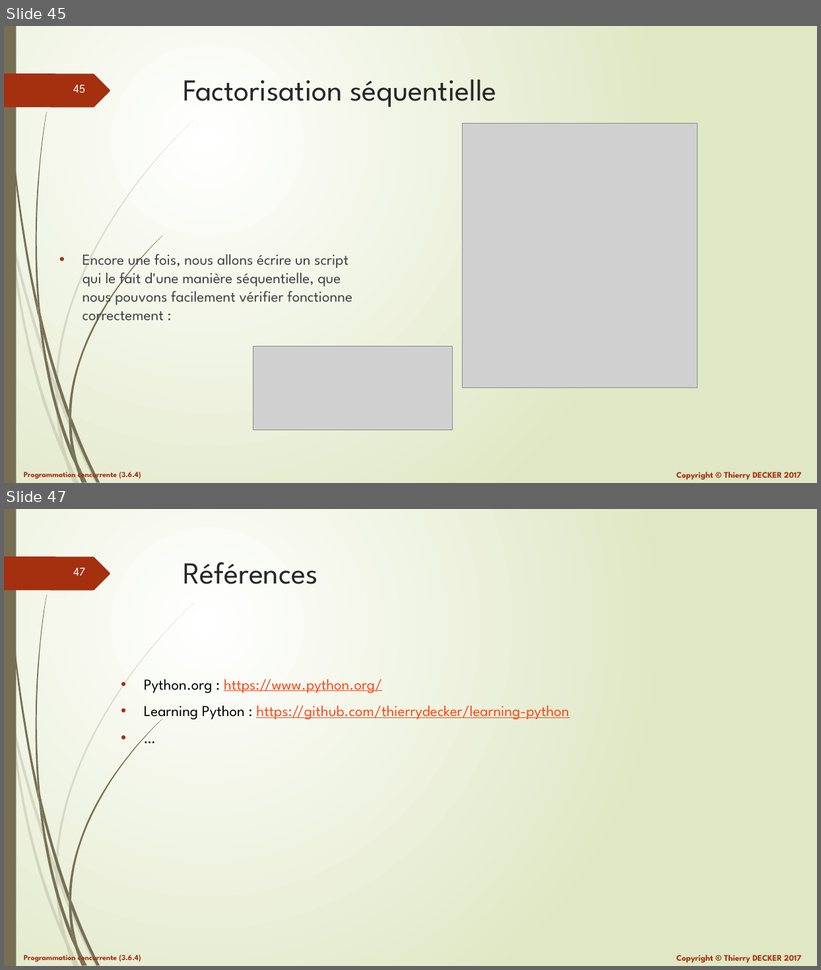
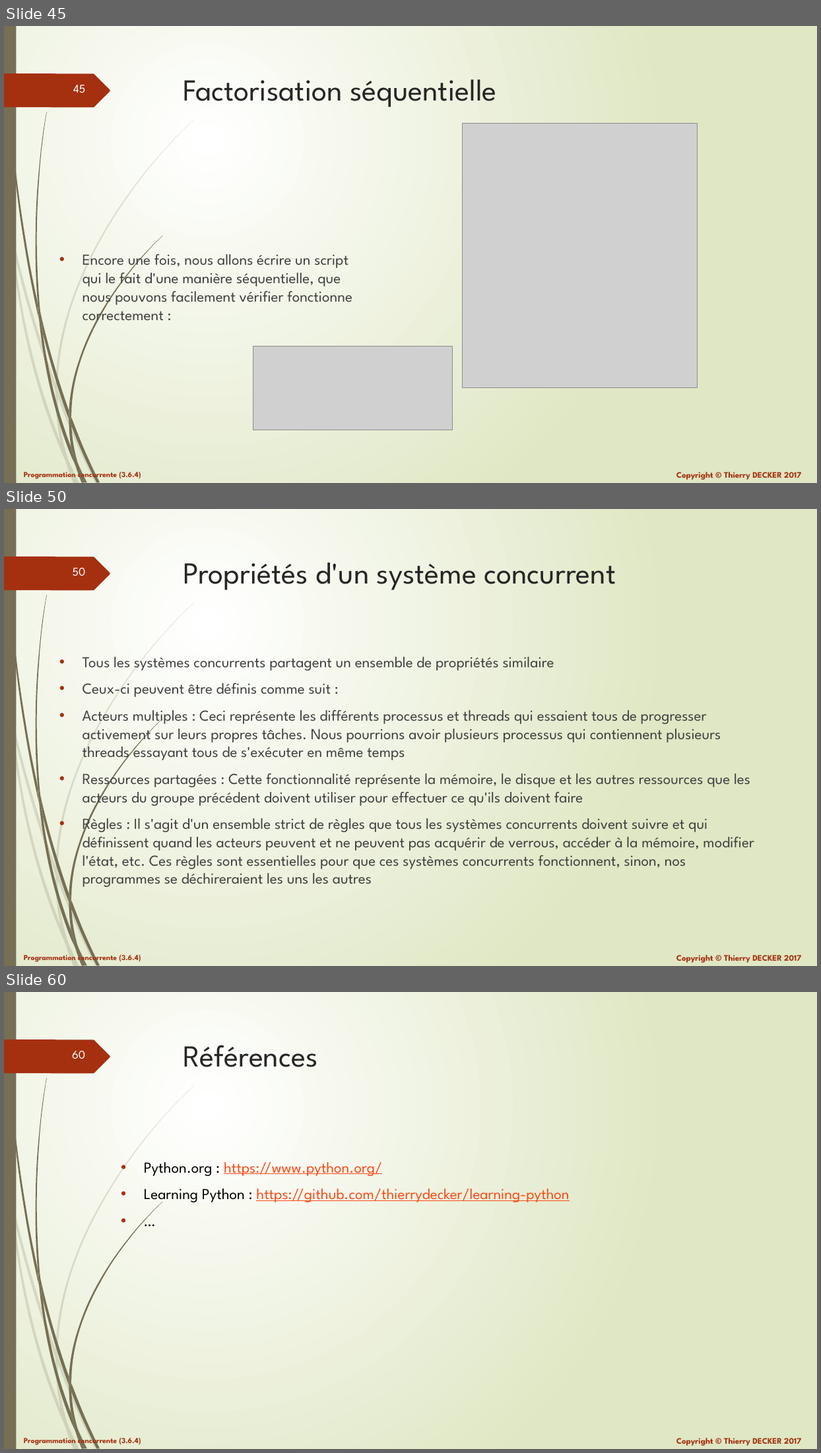
Before and after one commit to VikmanTheRacoon/learning-python, a slide deck: documentations/python-103.pptx. Shown one above the other, each under a label of ours: slides 45 and 47 before the commit, slides 45, 50 and 60 after it; the slides between them are not shown. The pictures are 821x970 and 821x1453 pixels, drawn with LibreOffice and Linux fonts; fonts in the diff are those of the drawing; grey boxes stand for pictures. Boxes give left, top, right and bottom in pixels: in the first picture for what was removed or moved away, otherwise in the second. Text is boxed around its words. In the diff, an @@ line names an element or a change of style, - is before the commit and + after.

```diff
--- a/documentations/python-103.pptx
+++ b/documentations/python-103.pptx
@@ slide 50 added at box(4, 509, 817, 966), background gradient #FFFFFF to #DFE8C4; not listed: 27 template elements that a slide beside it also shows @@
@@ title added at box(183, 562, 616, 590), 36 pt, text #262626 @@
+Propriétés d'un système concurrent
@@ text added at box(83, 657, 754, 887), 18 pt, text #404040 @@
+• Tous les systèmes concurrents partagent un ensemble de propriétés similaire
+• Ceux-ci peuvent être définis comme suit :
+• Acteurs multiples : Ceci représente les différents processus et threads qui essaient tous de progresser activement sur leurs propres tâches. Nous pourrions avoir plusieurs processus qui contiennent plusieurs threads essayant tous de s'exécuter en même temps
+• Ressources partagées : Cette fonctionnalité représente la mémoire, le disque et les autres ressources que les acteurs du groupe précédent doivent utiliser pour effectuer ce qu'ils doivent faire
+• Règles : Il s'agit d'un ensemble strict de règles que tous les systèmes concurrents doivent suivre et qui définissent quand les acteurs peuvent et ne peuvent pas acquérir de verrous, accéder à la mémoire, modifier l'état, etc. Ces règles sont essentielles pour que ces systèmes concurrents fonctionnent, sinon, nos programmes se déchireraient les uns les autres
@@ what was slide 47 is now slide 60 @@
@@ page number at box(72, 1051, 85, 1059): text changed @@
-47
+60
```
Also in this commit, not shown: 1 slide changed, 12 other slides added, 1 other file.
